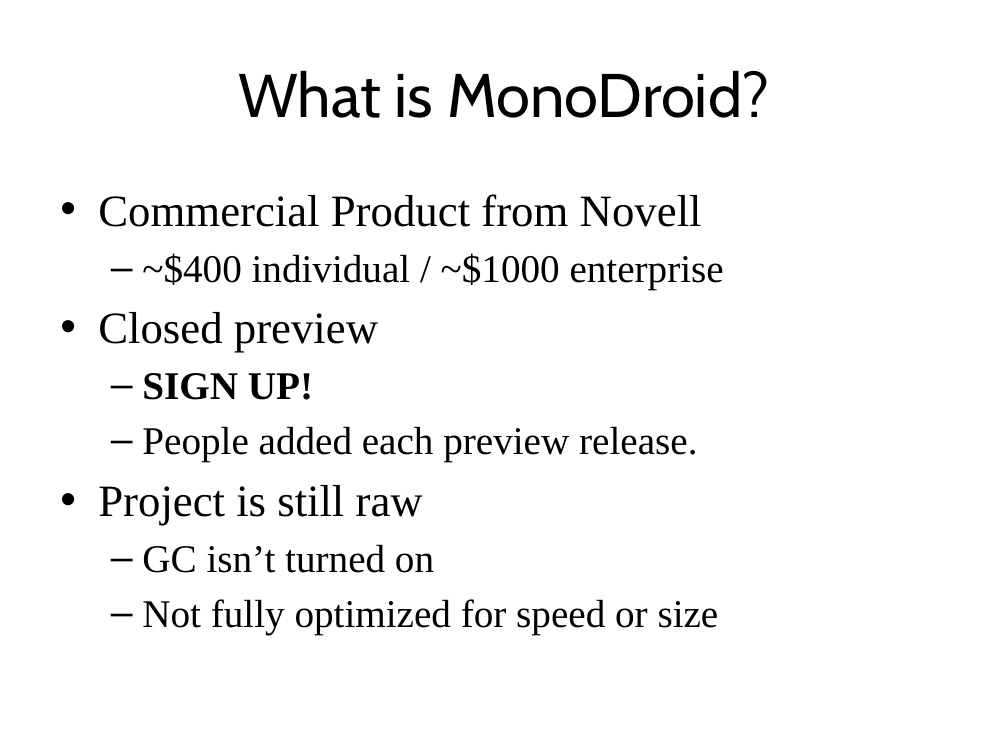
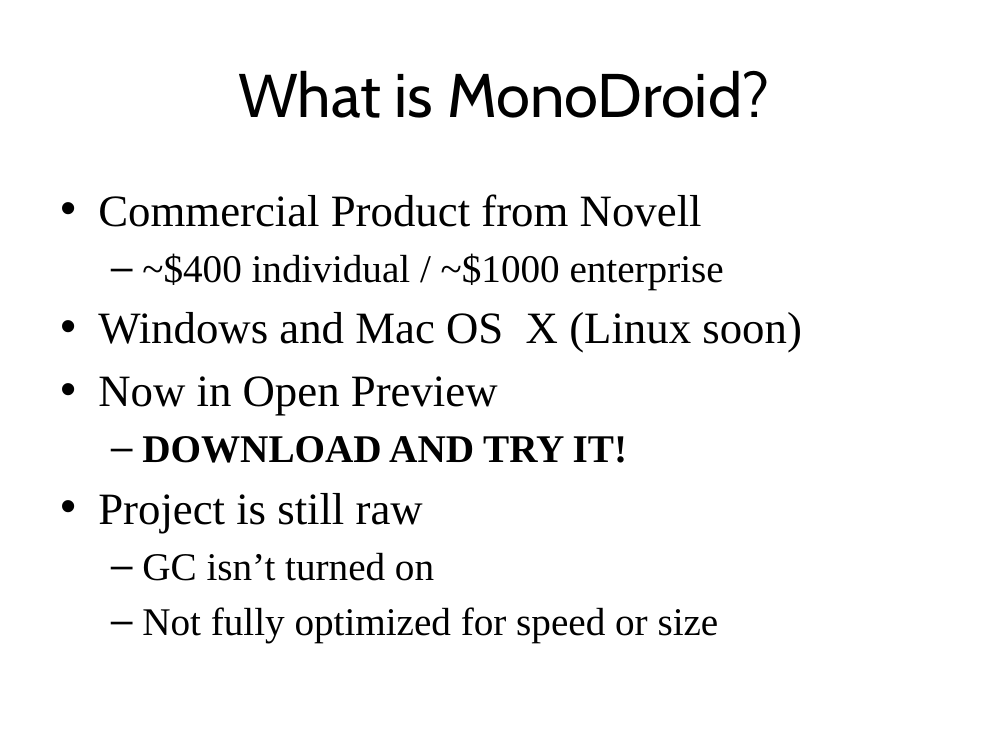
Before and after one commit to kevinmcmahon/MonoDroid101, a slide deck: slide 10 of slides/Monodroid101.pptx. Drawn at 1008x756 pixels with LibreOffice and Linux fonts; fonts in the diff are those of the drawing; background and template pictures are left out. Boxes give left, top, right and bottom in pixels: in the first picture for what was removed or moved away, otherwise in the second. Text is boxed around its words. In the diff, an @@ line names an element or a change of style, - is before the commit and + after.

```diff
--- a/slides/Monodroid101.pptx
+++ b/slides/Monodroid101.pptx
@@ text at <box>98,312,802,463</box>: text changed; size 28 to 32 pt @@
-• Closed preview
-  – SIGN UP!
-  – People added each preview release.
+• Windows and Mac OS X (Linux soon)
+• Now in Open Preview
+  – DOWNLOAD AND TRY IT!
```
Also in this commit, not shown: 2 other slides changed.
